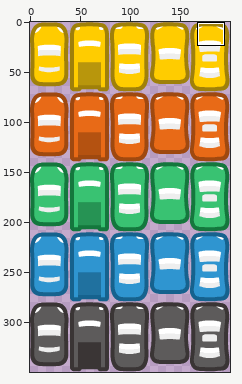
Two versions of one sprite sheet, assets/blobs.png. Above, an overview of the earlier version with the close-up marked.
Close-up. Before:
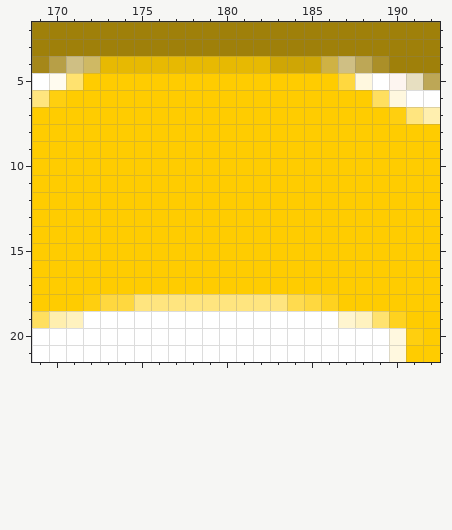
The file is 200x350 pixels. Pixels under 10% opacity are left out. Colours within 5 levels of each other are drawn and written as one. Shown: x 169..192, y 2..21. The commit also changed other parts of the picture, which this record leaves out.
New version:
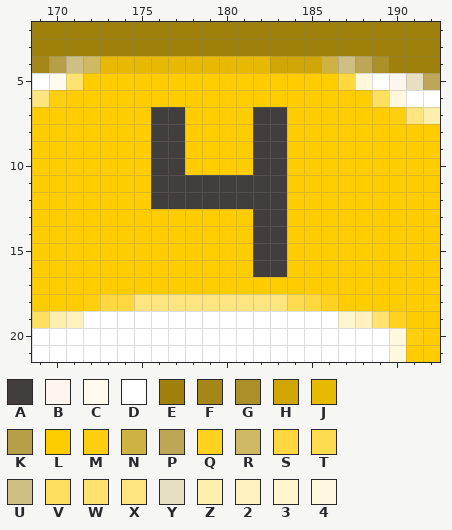
Palette (. is transparent): A #423e3e  B #fdf5f0  C #fffbef  D #ffffff  E #9f800a  F #a58719  G #ab8f28  H #cfa605  J #e7b902  K #b79f47  L #ffcc00  M #ffcf0f  N #cfb244  P #bda756  Q #ffd21f  R #cfb964  S #ffd83f  T #ffdb4f  U #cfbf84  V #ffdf5f  W #ffe26f  X #ffe57f  Y #e7dfc1  Z #ffefaf  2 #fff2bf  3 #fff5cf  4 #fff8df
The exact change:
Colour L gives way to colour A in rows 7 to 10 at x 176 to 177 and 182 to 183; in rows 11 to 12 at x 176 to 183; in rows 13 to 16 at x 182 to 183.
